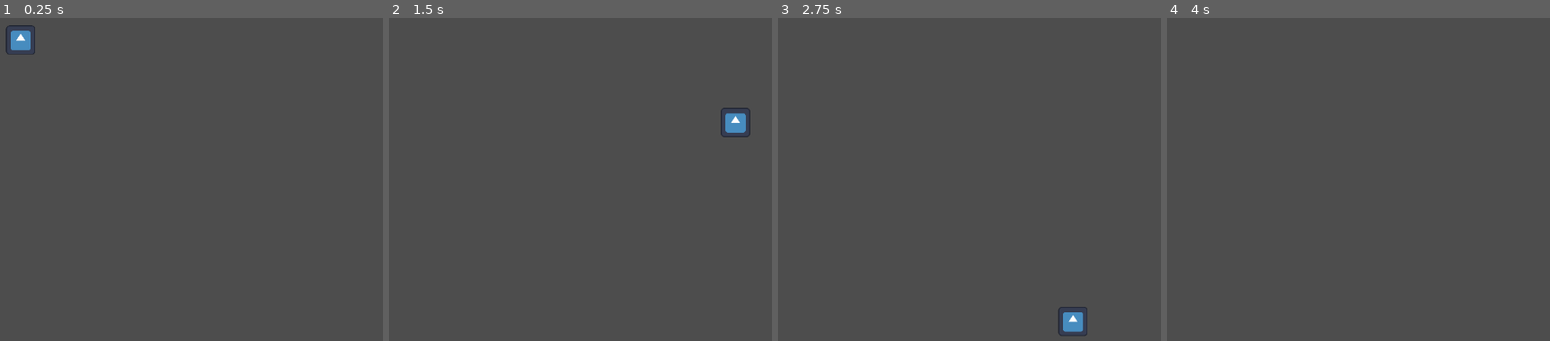
Above: before the commit, frames 1-4 (left to right).
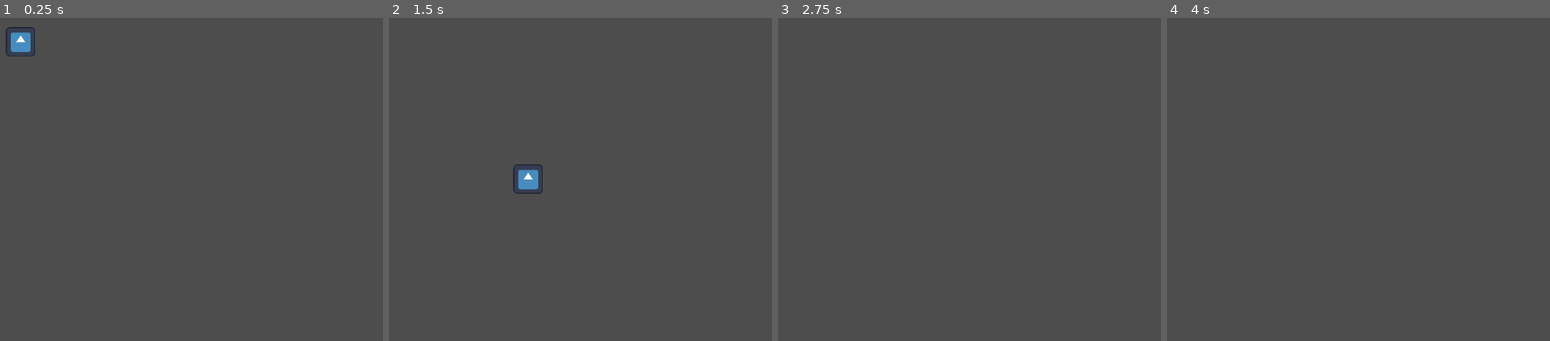
Above: after the commit, the same moments.

Repository: Rattle-Knight/Aliens-Stole-My-Benga-GMTKgamejam2024
Game: Godot game, scene res://scenes/test_world.tscn
The game is run twice, just before and just after one commit, with the same random seed, the same clock (stepped at 60 frames per second) and the same inputs. The engine's default icon, where the game draws it, is replaced by a stand-in: a white triangle on a blue panel in a dark square.
Inputs:
- Up to frame 1 (0.25 s): no input
- Up to frame 2 (1.5 s): tap Enter (ui_accept) at 0.5, 0.77 s; hold D (right) from 0.53 s (still down); tap Space (space) at 0.6, 1.35 s
- Up to frame 3 (2.75 s): tap Enter (ui_accept) at 1.52 s; release D (right) at 2.03 s; hold A (left) from 2.03 s (still down); tap Space (space) at 2.1 s
- Up to frame 4 (4 s): release A (left) at 2.78 s; hold D (right) from 2.78 s (still down); tap Space (space) at 2.85, 3.6 s; tap Enter (ui_accept) at 3.02, 3.5, 3.77 s

The runs differ from the first frame. In frame 1, 0.2% of the frame differs, in the area x 1-10%, y 2-12%; in frame 2, 0.9%, in the area x 32-95%, y 27-55%; in frame 3, 0.4%; in frame 4, nothing differs.

Commit message:
jump (on both players)

Diff:
--- a/scripts/player.gd
+++ b/scripts/player.gd
@@ -1,11 +1,14 @@
 extends CharacterBody2D
 
 @export var speed = 550
-@export var jump_power = -200
+@export var jump_power = -1000
 @export var gravity = 120
+@export var climbingspeed =  200.0
 
 const acc = 50
 const friction = 70
+
+var climbable = false
 
 func _physics_process(delta):
 	var input_dir: Vector2 = input()
@@ -15,6 +18,13 @@
 	else:
 		add_friction()
 		play_animation()
+
+	if climbable:
+		velocity.y = Input.get_axis("up", "down") * climbingspeed
+	else:
+		if not is_on_floor():
+			velocity.y += gravity * delta
+
 	player_movement()
 	jump()
 
@@ -36,7 +46,7 @@
 	move_and_slide()
 
 func jump():
-	if Input.is_action_just_pressed("up"):
+	if Input.is_action_just_pressed("space"):
 		velocity.y = jump_power
 	else:
 		velocity.y += gravity
--- a/scripts/player2.gd
+++ b/scripts/player2.gd
@@ -1,8 +1,8 @@
 extends CharacterBody2D
 
-@export var speed = 550
+@export var speed = 200
 @export var jump_power = -200
-@export var gravity = 120
+@export var gravity = 200
 @export var climbingspeed =  200.0
 
 var climbable = false
@@ -16,6 +16,9 @@
 	else:
 		velocity.x = 0
 
+	if Input.is_action_just_pressed("space") and is_on_floor():
+		velocity.y = jump_power
+
 	if climbable:
 		velocity.y = Input.get_axis("up", "down") * climbingspeed
 	else:
Binary file removed: assets/temp_sprites/knight.png
Not shown, removed: assets/temp_sprites/knight.png.import
